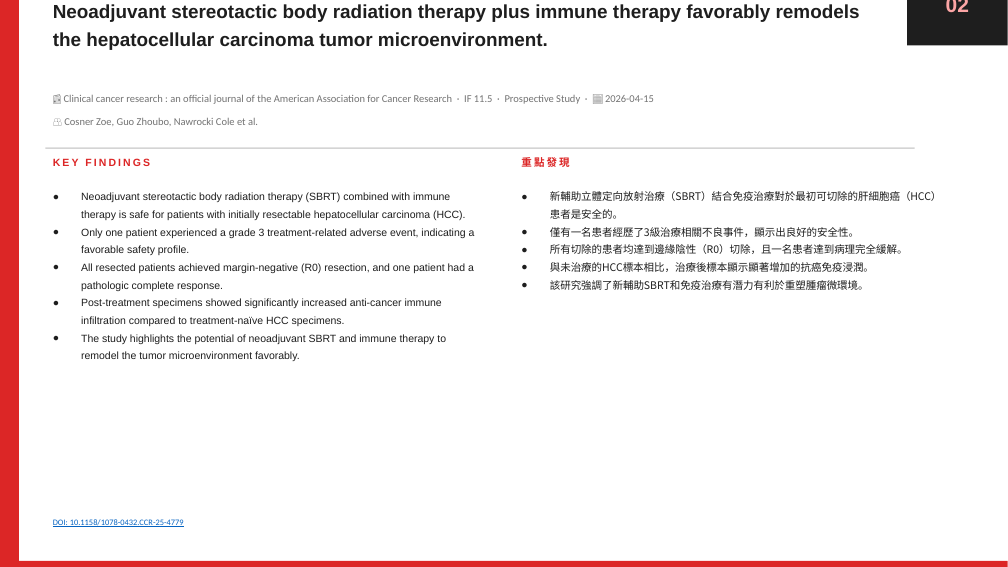
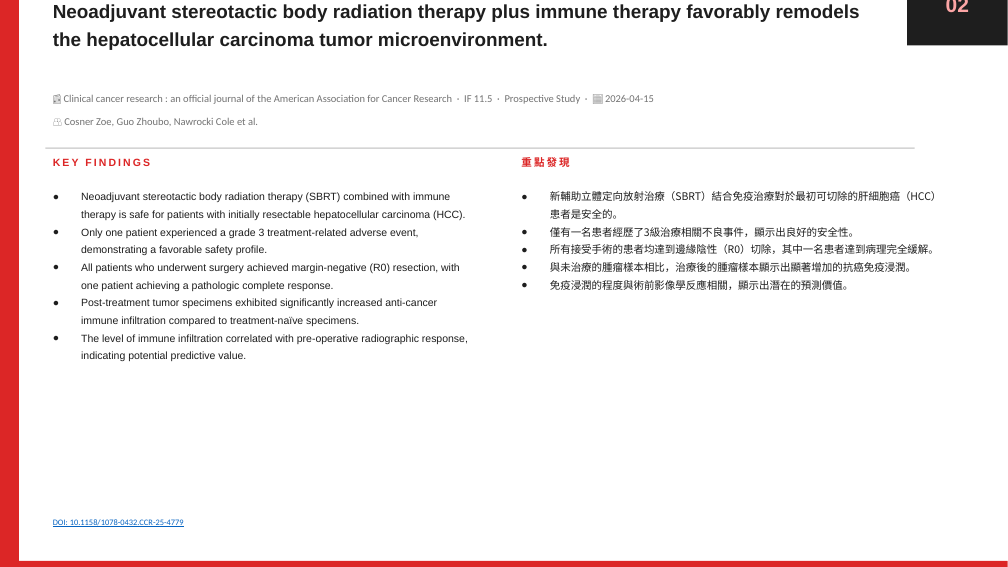
Before and after one commit to jejenhu-maker/hcc-weekly-digest, a slide deck: slide 5 of docs/latest-digest.pptx. Drawn at 1008x567 pixels with LibreOffice and Linux fonts; fonts in the diff are those of the drawing. Boxes give left, top, right and bottom in pixels: in the first picture for what was removed or moved away, otherwise in the second. Text is boxed around its words. In the diff, an @@ line names an element or a change of style, - is before the commit and + after.

```diff
--- a/docs/latest-digest.pptx
+++ b/docs/latest-digest.pptx
@@ text at <box>81,228,468,361</box>: text changed @@
-● Only one patient experienced a grade 3 treatment-related adverse event, indicating a favorable safety profile.
-● All resected patients achieved margin-negative (R0) resection, and one patient had a pathologic complete response.
-● Post-treatment specimens showed significantly increased anti-cancer immune infiltration compared to treatment-naïve HCC specimens.
-● The study highlights the potential of neoadjuvant SBRT and immune therapy to remodel the tumor microenvironment favorably.
+● Only one patient experienced a grade 3 treatment-related adverse event, demonstrating a favorable safety profile.
+● All patients who underwent surgery achieved margin-negative (R0) resection, with one patient achieving a pathologic complete response.
+● Post-treatment tumor specimens exhibited significantly increased anti-cancer immune infiltration compared to treatment-naïve specimens.
+● The level of immune infiltration correlated with pre-operative radiographic response, indicating potential predictive value.
@@ text at <box>550,244,939,290</box>: text changed @@
-● 所有切除的患者均達到邊緣陰性（R0）切除，且一名患者達到病理完全緩解。
-● 與未治療的HCC標本相比，治療後標本顯示顯著增加的抗癌免疫浸潤。
-● 該研究強調了新輔助SBRT和免疫治療有潛力有利於重塑腫瘤微環境。
+● 所有接受手術的患者均達到邊緣陰性（R0）切除，其中一名患者達到病理完全緩解。
+● 與未治療的腫瘤樣本相比，治療後的腫瘤樣本顯示出顯著增加的抗癌免疫浸潤。
+● 免疫浸潤的程度與術前影像學反應相關，顯示出潛在的預測價值。
```
Also in this commit, not shown: 20 other slides changed, 2 other files.
